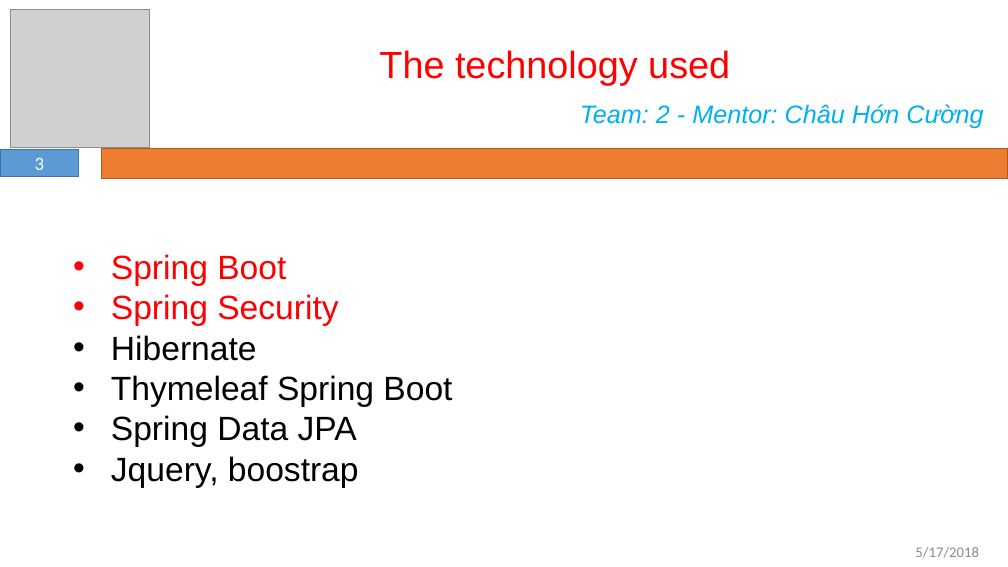
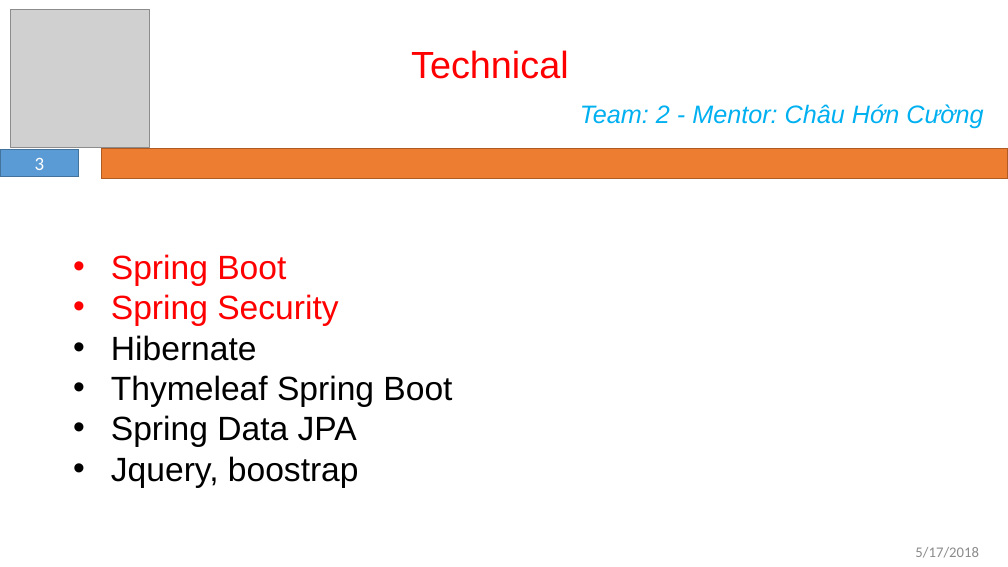
Before and after one commit to VuDzung/LibraryManagement, a slide deck: slide 3 of slide/DistributedComputation.pptx. Drawn at 1008x567 pixels with LibreOffice and Linux fonts; fonts in the diff are those of the drawing; grey boxes stand for pictures. Boxes give left, top, right and bottom in pixels: in the first picture for what was removed or moved away, otherwise in the second. Text is boxed around its words. In the diff, an @@ line names an element or a change of style, - is before the commit and + after.

Commit message:
change slide

```diff
--- a/slide/DistributedComputation.pptx
+++ b/slide/DistributedComputation.pptx
@@ text at <box>411,50,569,79</box>: text changed @@
-The technology used
+Technical
```
